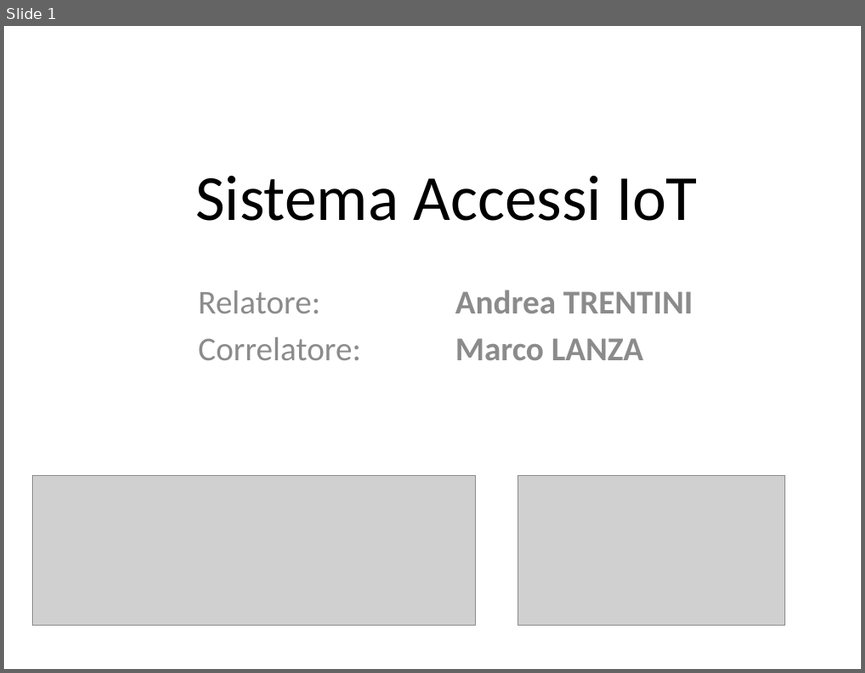
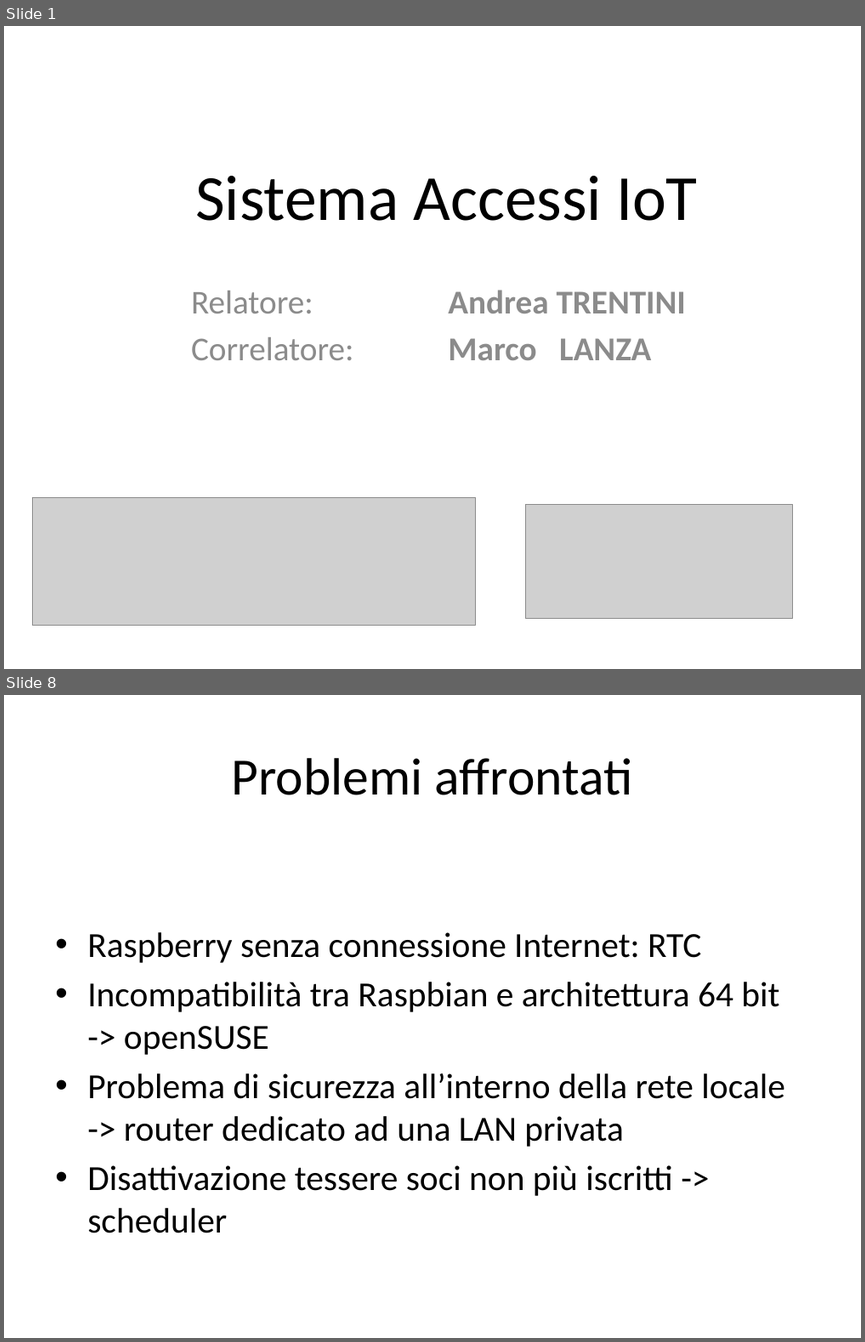
Before and after one commit to Jolsty/SimSim, a slide deck: Tesi_Sistema_Accessi_IoT_Andrei_Ciulpan_872394/presentazione/Sistema Accessi IoT.pptx. Shown one above the other, each under a label of ours: slide 1 before the commit, slides 1 and 8 after it; the slides between them are not shown. The pictures are 865x673 and 865x1342 pixels, drawn with LibreOffice and Linux fonts; fonts in the diff are those of the drawing; grey boxes stand for pictures. Boxes give left, top, right and bottom in pixels: in the first picture for what was removed or moved away, otherwise in the second. Text is boxed around its words. In the diff, an @@ line names an element or a change of style, - is before the commit and + after.

```diff
--- a/Tesi_Sistema_Accessi_IoT_Andrei_Ciulpan_872394/presentazione/Sistema Accessi IoT.pptx
+++ b/Tesi_Sistema_Accessi_IoT_Andrei_Ciulpan_872394/presentazione/Sistema Accessi IoT.pptx
@@ slide 8 added at box(4, 695, 861, 1338), background #FFFFFF @@
@@ title added at box(232, 758, 633, 795), 44 pt, text #000000 @@
+Problemi affrontati
@@ text added at box(87, 932, 784, 1196), 29.6 pt, text #000000 @@
+• Raspberry senza connessione Internet: RTC
+• Incompatibilità tra Raspbian e architettura 64 bit -> openSUSE
+• Problema di sicurezza all’interno della rete locale -> router dedicato ad una LAN privata
+• Disattivazione tessere soci non più iscritti -> scheduler
@@ slide 1 changed as well @@
@@ subtitle "Relatore: Andrea TRENTINI": place and size @@
-subtitle "Relatore: Andrea TRENTINI" at box(198, 290, 692, 360)
+subtitle "Relatore: Andrea TRENTINI" at box(191, 290, 686, 360)
@@ picture: place and size @@
-picture at box(32, 475, 475, 625)
+picture at box(32, 497, 475, 625)
@@ picture: place and size @@
-picture at box(518, 475, 784, 625)
+picture at box(525, 504, 791, 618)
```
Also in this commit, not shown: 9 other slides added, 1 slide removed, 2 other files.
